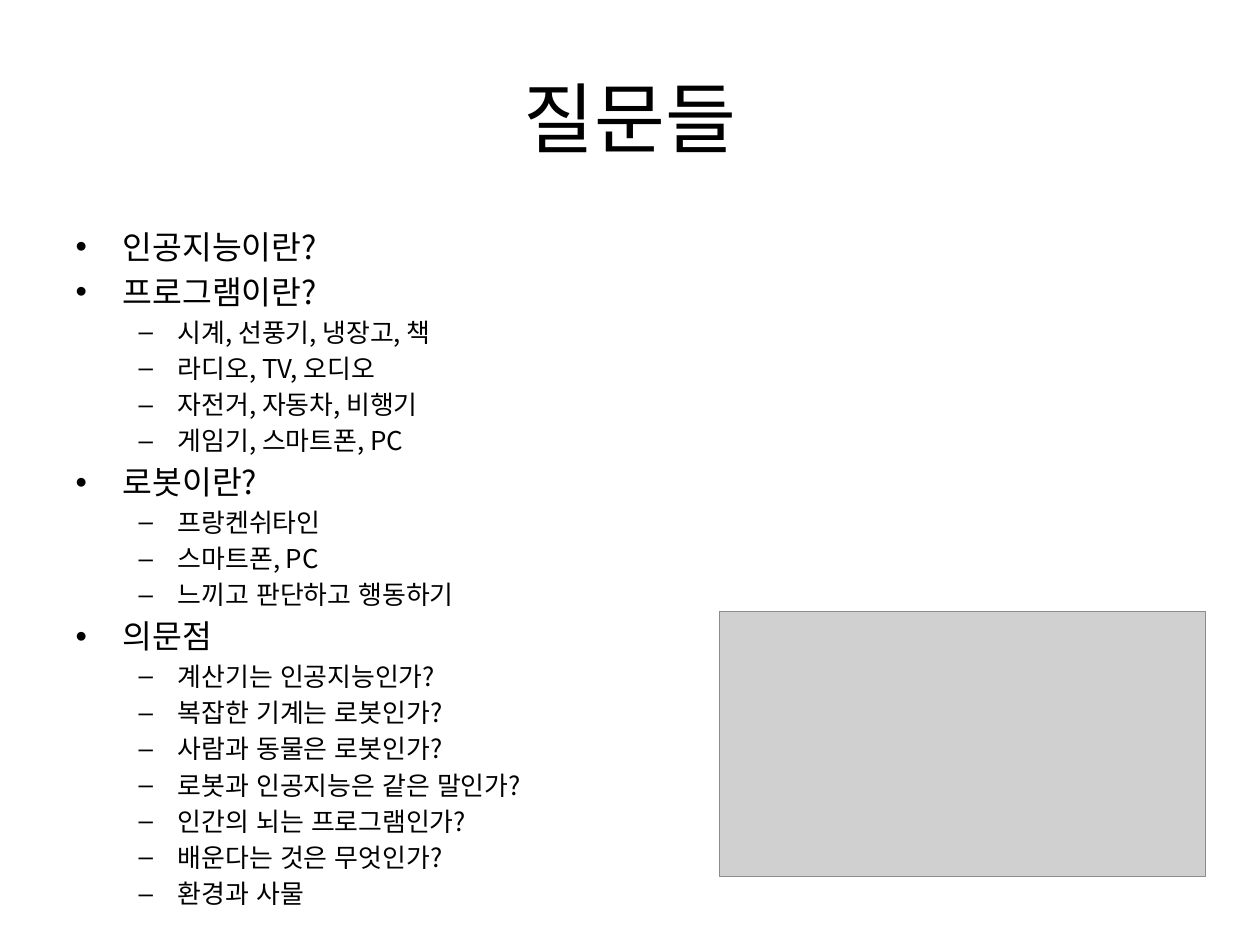
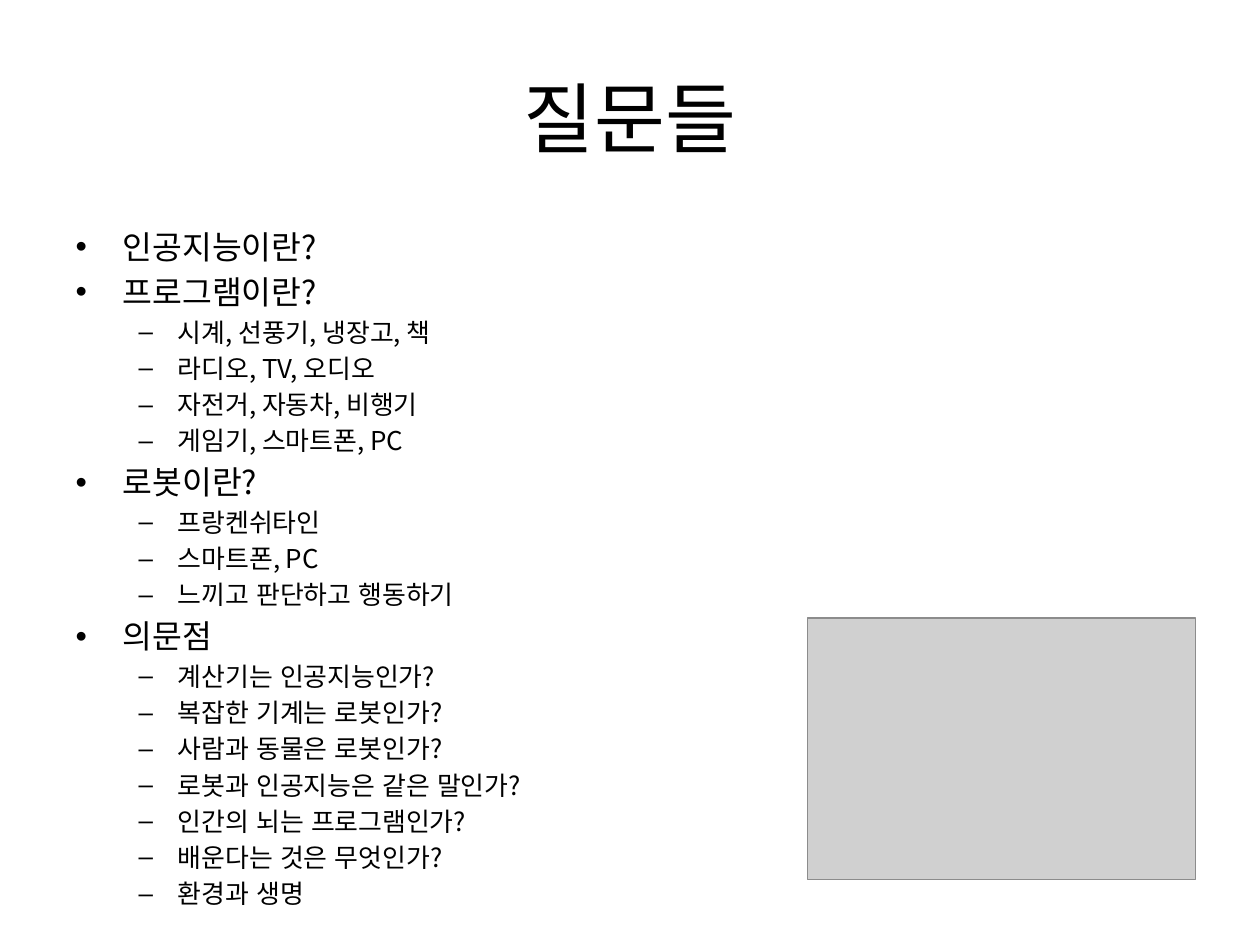
Before and after one commit to gubosd/lecture4, a slide deck: slide 12 of (2019.01.18) 인공지능 프로그래밍 강의 소개.pptx (slide 11 before the commit). Drawn at 1260x945 pixels with LibreOffice and Linux fonts; fonts in the diff are those of the drawing; grey boxes stand for pictures. Boxes give left, top, right and bottom in pixels: in the first picture for what was removed or moved away, otherwise in the second. Text is boxed around its words. In the diff, an @@ line names an element or a change of style, - is before the commit and + after.

```diff
--- a/(2019.01.18) 인공지능 프로그래밍 강의 소개.pptx
+++ b/(2019.01.18) 인공지능 프로그래밍 강의 소개.pptx
@@ picture: place and size @@
-picture at [719,611,1206,876]
+picture at [808,619,1196,879]
@@ text at [178,881,304,905]: text changed @@
-  – 환경과 사물
+  – 환경과 생명
```
Also in this commit, not shown: 2 other slides changed, 1 slide added.
